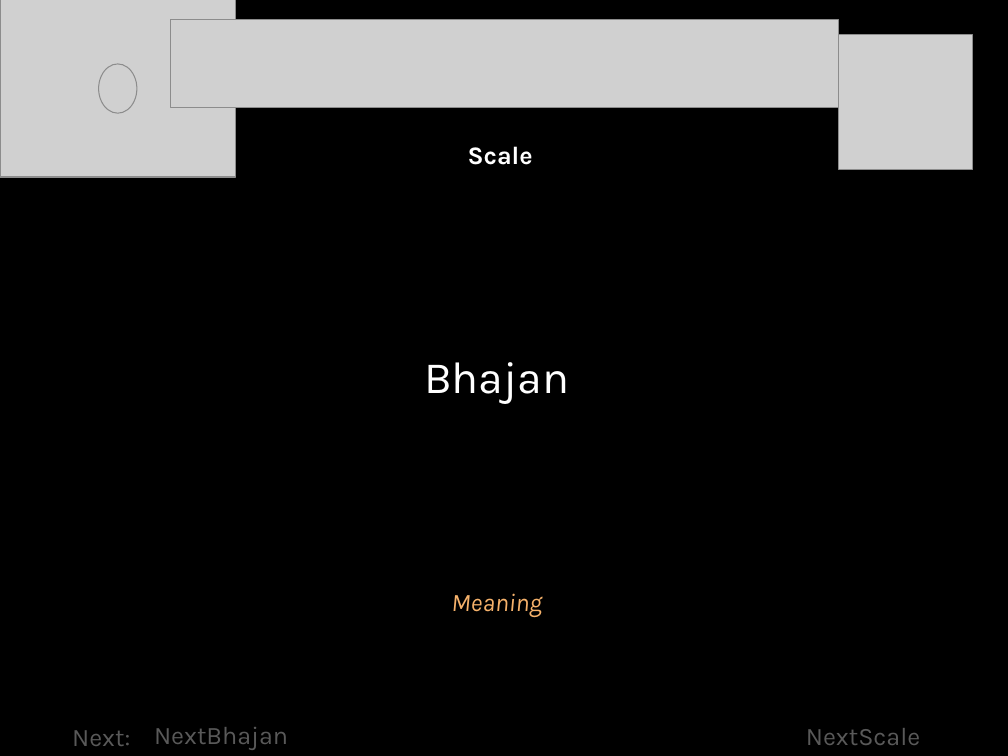
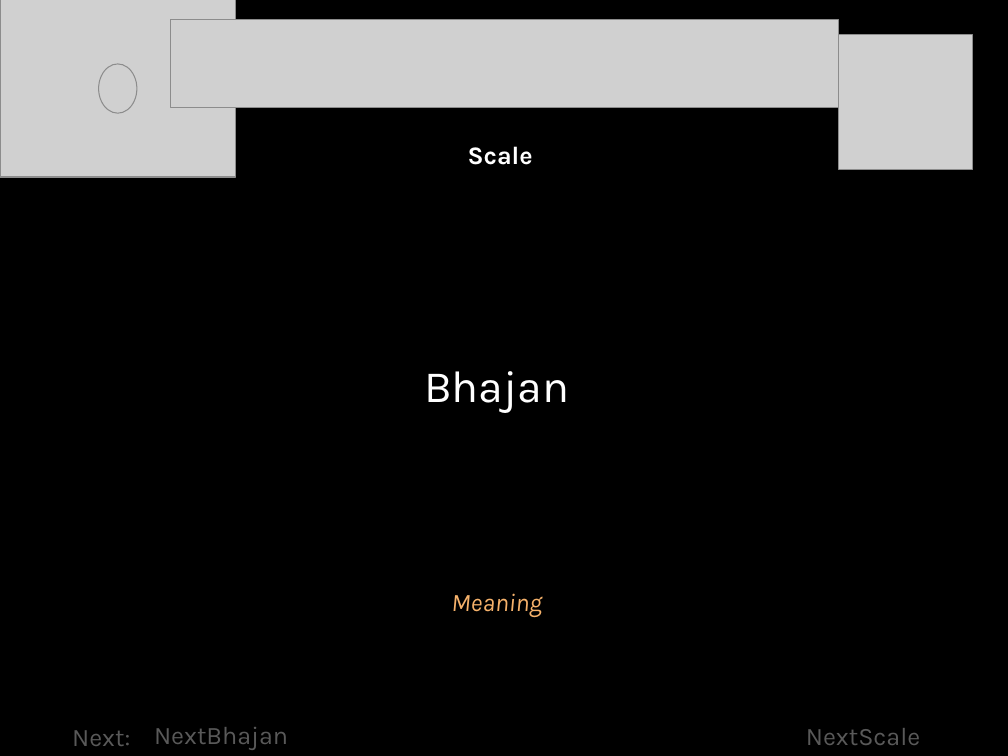
Before and after one commit to rkanadam/saibhajanmaker, a slide deck: slide 1 of WebContent/WEB-INF/templates/Shivaratri2019/master.pptx. Drawn at 1008x756 pixels with LibreOffice and Linux fonts; fonts in the diff are those of the drawing; grey boxes stand for pictures. Boxes give left, top, right and bottom in pixels: in the first picture for what was removed or moved away, otherwise in the second. Text is boxed around its words. In the diff, an @@ line names an element or a change of style, - is before the commit and + after.

Commit message:
Fixing master slide

```diff
--- a/WebContent/WEB-INF/templates/Shivaratri2019/master.pptx
+++ b/WebContent/WEB-INF/templates/Shivaratri2019/master.pptx
@@ text "Bhajan": place and size @@
-text "Bhajan" at bbox=[424, 362, 569, 404]
+text "Bhajan" at bbox=[424, 371, 569, 413]
```
